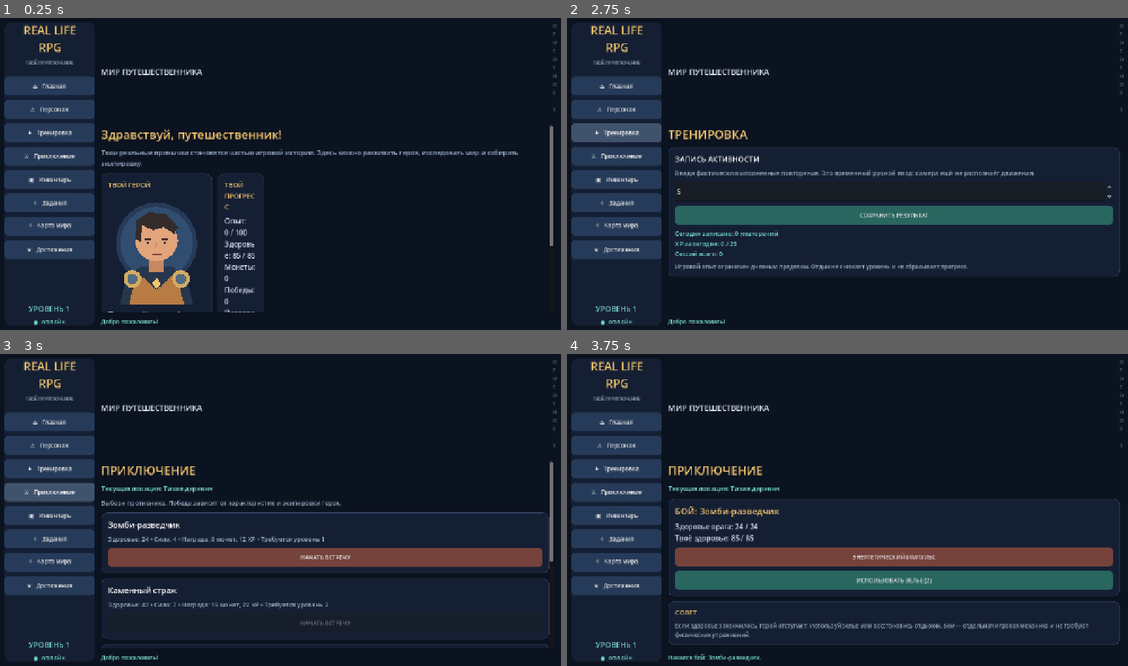
Above: before the commit, frames 1-4 (two rows, left to right).
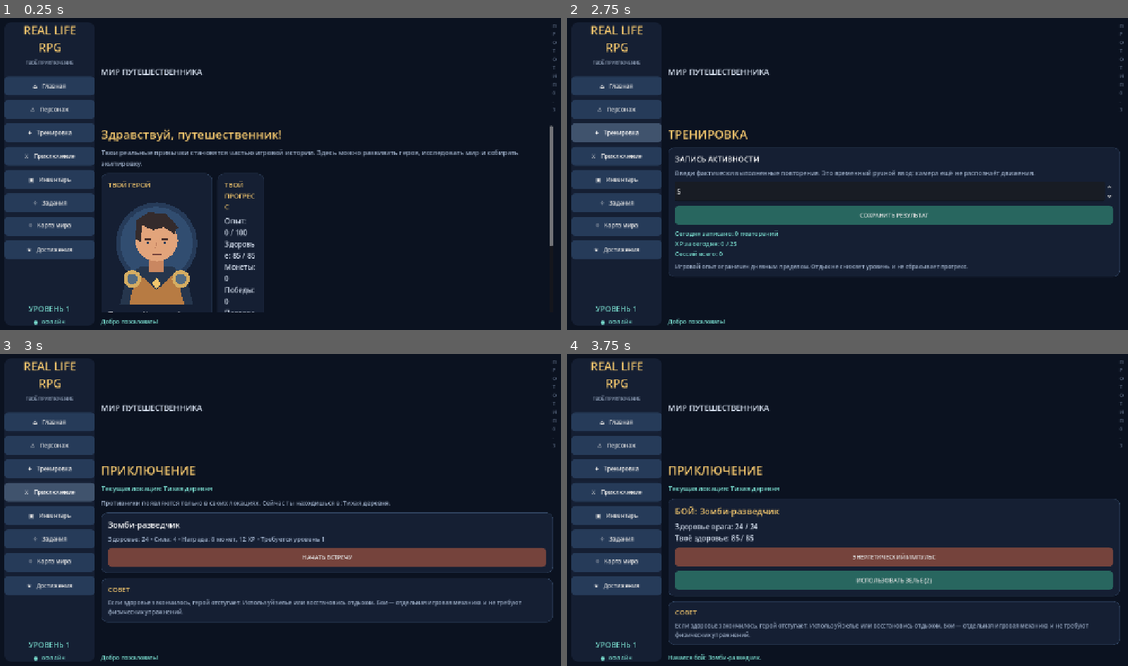
Above: after the commit, the same moments.

Repository: Phantom220-hub/REAL-LIFE-RPG
Game: Godot game, scene res://scenes/main.tscn
The game is run twice, just before and just after one commit, with the same random seed, the same clock (stepped at 60 frames per second) and the same inputs.
Inputs:
- Up to frame 1 (0.25 s): no input
- Up to frame 2 (2.75 s): click "⌂ Главная" at 0.5 s; click "♙ Персонаж" at 1.25 s; click "✦ Тренировка" at 2 s
- Up to frame 3 (3 s): click "⚔ Приключение" at 2.75 s
- Up to frame 4 (3.75 s): click "НАЧАТЬ ВСТРЕЧУ" at 3.5 s

Frames 1-2 are identical in both runs. In frame 3, 2.3% of the frame differs, in the area x 18-99%, y 34-95%; in frame 4, nothing differs.

Commit message:
Show only encounters available in the current world location

Diff:
--- a/scripts/main.gd
+++ b/scripts/main.gd
@@ -183,9 +183,11 @@
 		battle.add_child(_button("ЭНЕРГЕТИЧЕСКИЙ ИМПУЛЬС", "#75433c", _player_attack))
 		battle.add_child(_button("ИСПОЛЬЗОВАТЬ ЗЕЛЬЕ (%d)" % int(game_state.inventory.get("potion", 0)), "#28665f", _use_potion))
 	else:
-		page_box.add_child(_label("Выбери противника. Победа зависит от характеристик и экипировки героя.", 14, "#9aabc4"))
+		page_box.add_child(_label("Противники появляются только в своих локациях. Сейчас ты находишься в: %s." % game_state.LOCATIONS[game_state.current_location]["name"], 14, "#9aabc4"))
 		for id in ["scout", "guard", "brute", "ancient_guardian"]:
 			var enemy: Dictionary = game_state.ENEMIES[id]
+			if str(enemy["location"]) != game_state.current_location:
+				continue
 			var card := _card(page_box)
 			card.add_child(_label(str(enemy["name"]), 18, "#ffffff"))
 			card.add_child(_label("Здоровье: %d • Сила: %d • Награда: %d монет, %d XP • Требуется уровень %d" % [enemy["health"], enemy["attack"], enemy["coins"], enemy["xp"], enemy["level"]], 14, "#9aabc4"))
